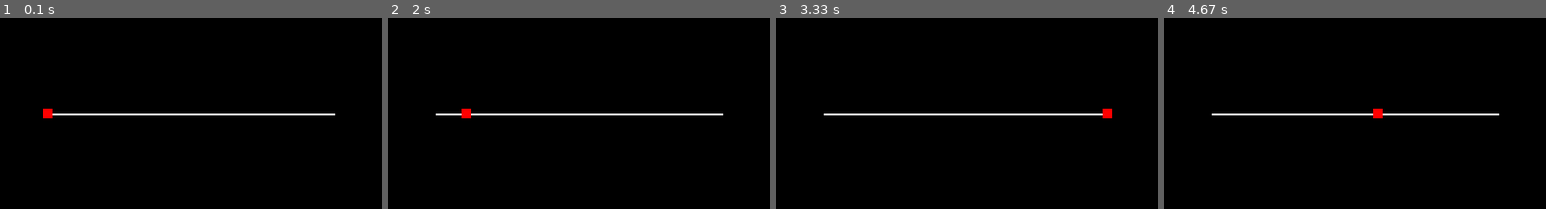
Above: before the commit, frames 1-4 (left to right).
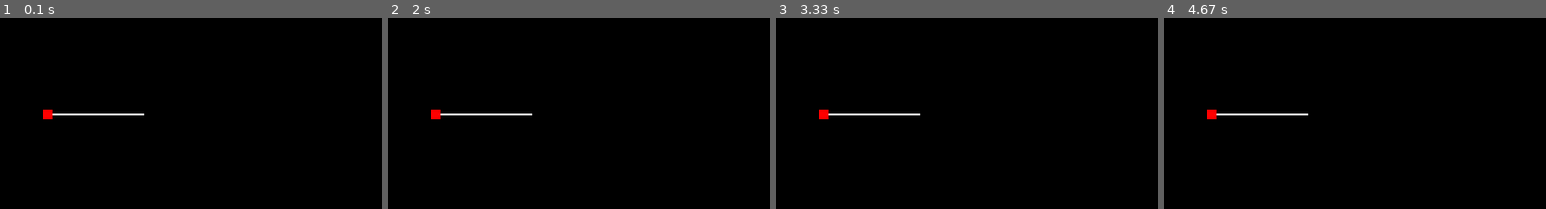
Above: after the commit, the same moments.

Repository: Drippdrub/12SDD-Game-Dev--Battleships-
Game: pygame game, started from volume_slider.py
The game is run twice, just before and just after one commit, with the same random seed, the same clock (stepped at 60 frames per second) and the same inputs.
Inputs (mouse positions are in pixels of both pictures, inside the frame that each line leads up to):
- Up to frame 1 (0.1 s): no input
- Up to frame 2 (2 s): press the mouse at (433, 113) at 0.37 s; move the mouse to (514, 124) at 0.47 s; release the mouse at (594, 136) at 0.6 s; press the mouse at (594, 113) at 0.7 s; move the mouse to (613, 134) at 0.8 s; release the mouse at (632, 155) at 0.93 s; press the mouse at (632, 113) at 1.03 s; move the mouse to (674, 117) at 1.13 s; release the mouse at (716, 119) at 1.27 s; press the mouse at (716, 113) at 1.37 s; move the mouse to (643, 105) at 1.47 s; release the mouse at (571, 96) at 1.6 s; press the mouse at (571, 113) at 1.7 s; move the mouse to (517, 94) at 1.8 s; release the mouse at (464, 75) at 1.93 s
- Up to frame 3 (3.33 s): press the mouse at (852, 113) at 2.03 s; move the mouse to (936, 79) at 2.13 s; release the mouse at (1016, 46) at 2.27 s; press the mouse at (1016, 113) at 2.37 s; move the mouse to (993, 102) at 2.47 s; release the mouse at (970, 94) at 2.6 s; press the mouse at (970, 113) at 2.7 s; move the mouse to (921, 130) at 2.8 s; release the mouse at (875, 147) at 2.93 s; press the mouse at (875, 113) at 3.03 s; move the mouse to (989, 147) at 3.13 s; release the mouse at (1108, 186) at 3.27 s
- Up to frame 4 (4.67 s): press the mouse at (1496, 113) at 3.37 s; move the mouse to (1423, 102) at 3.47 s; release the mouse at (1351, 90) at 3.6 s; press the mouse at (1351, 113) at 3.7 s; move the mouse to (1381, 92) at 3.8 s; release the mouse at (1416, 71) at 3.93 s; press the mouse at (1416, 113) at 4.03 s; move the mouse to (1377, 81) at 4.13 s; release the mouse at (1347, 48) at 4.27 s; press the mouse at (1347, 113) at 4.37 s; move the mouse to (1362, 102) at 4.47 s; release the mouse at (1377, 90) at 4.6 s

The runs differ from the first frame. In frame 1, 0.5% of the frame differs, in the area x 11-88%, y 47-53%; in frame 2, 0.8%; in frame 3, 0.7%; in frame 4, 0.7%.

Commit message:
wee wee woo wahh

Diff:
--- a/barebones.py
+++ b/barebones.py
@@ -415,35 +415,37 @@
             pygame.mixer.music.set_volume(0.75)
             pygame.mixer.music.play()
 
-        delay = 240
-        if delay < startup_ticks < delay+20:
-            font2 = pygame.font.Font(resource_path("fonts\Crang.ttf"), (84+((delay+20-startup_ticks)*6)))
-        elif startup_ticks == delay+20:
+        delay = 215
+        duration = 40
+        if delay < startup_ticks < delay+duration:
+            font2 = pygame.font.Font(resource_path("fonts\Crang.ttf"), (84+((delay+duration-startup_ticks)*6)))
+        elif startup_ticks == delay+duration:
             font2 = pygame.font.Font(resource_path("fonts\Crang.ttf"), 84)
             pygame.mixer.Sound.play(startup_sfx1)
-        elif startup_ticks > delay+20:
+        elif startup_ticks > delay+duration:
             font2 = pygame.font.Font(resource_path("fonts\Crang.ttf"), 84)
 
         if startup_ticks > delay:
             draw_text("Battleships", font2, (0, 0, 0), (1280-font2.size("Battleships")[0])/2, 50)
 
+        pause = 10
         interval = 10
-        if startup_ticks == delay+30+interval:
+        if startup_ticks == delay+pause+duration+interval:
             pygame.mixer.Sound.play(startup_sfx2)
-        if startup_ticks >= delay+30+interval:
+        if startup_ticks >= delay+pause+duration+interval:
              if playGame.draw(screen):
                  switch("game options")
                  pygame.mixer.music.stop()
                  pygame.mixer.music.unload()
 
-        if startup_ticks == delay+30+interval*2:
+        if startup_ticks == delay+pause+duration+interval*2:
             pygame.mixer.Sound.play(startup_sfx2)
-        if startup_ticks >= delay+30+interval*2:
+        if startup_ticks >= delay+pause+duration+interval*2:
             optionsButton.draw(screen)
 
-        if startup_ticks == delay+30+interval*3:
+        if startup_ticks == delay+pause+duration+interval*3:
             pygame.mixer.Sound.play(startup_sfx2)
-        if startup_ticks >= delay+30+interval*3:
+        if startup_ticks >= delay+pause+duration+interval*3:
             if exitGame.draw(screen):
                 if messagebox.askokcancel("Close Game?", "You are about to leave the game. Continue?"):
                     running = False
--- a/volume_slider.py
+++ b/volume_slider.py
@@ -1,5 +1,4 @@
 import pygame
-import sys
 
 # Colors
 WHITE = (255, 255, 255)
@@ -14,12 +13,25 @@
         self.slider_width = 10
         self.slider_pos = x
         self.clicked = False
-# draws the slider
+
     def draw(self, screen):
         pygame.draw.line(screen, WHITE, (self.x, self.y), (self.x + self.length, self.y), 2)
-        pygame.draw.rect(screen, RED, (self.slider_pos - self.slider_width // 2, self.y - self.slider_width // 2, self.slider_width, self.slider_width))
-# adjusting the slider to the mouse position
-# slider position
+        pygame.draw.rect(screen, RED, (self.slider_pos - self.slider_width // 2, self.y - self.slider_width // 2.3, self.slider_width, self.slider_width))
+        for event in pygame.event.get():
+            if event.type == pygame.MOUSEBUTTONDOWN:
+                if event.button == 1:
+                    mouse_pos = pygame.mouse.get_pos()
+                    if self.slider_pos - self.slider_width // 2 <= mouse_pos[0] <= self.slider_pos + self.slider_width // 2 and self.y - self.slider_width // 2 <= mouse_pos[1] <= self.y + self.slider_width // 2:
+                        self.set_clicked(True)
+            elif event.type == pygame.MOUSEBUTTONUP:
+                if event.button == 1:
+                    self.set_clicked(False)
+            elif event.type == pygame.MOUSEMOTION:
+                if self.clicked:
+                    mouse_pos = pygame.mouse.get_pos()
+                    self.update(mouse_pos)
+                    volume = self.get_value()
+
     def update(self, mouse_pos):
         if self.clicked:
             self.slider_pos = mouse_pos[0]
@@ -30,10 +42,10 @@
 
     def set_clicked(self, clicked):
         self.clicked = clicked
-# finds the value of slider position
+
     def get_value(self):
         return (self.slider_pos - self.x) / self.length
-# black screen or window
+
 def main():
     pygame.init()
     screen_width, screen_height = 400, 200
@@ -41,7 +53,7 @@
     pygame.display.set_caption("Volume Slider")
     clock = pygame.time.Clock()
 
-    slider = Slider(50, 100, 300)
+    slider = Slider(50, 100, 100)
     volume = 0.5  # Initial volume- middle position
 
 
@@ -50,46 +62,12 @@
         screen.fill(BLACK)
 
         for event in pygame.event.get():
-            # Check if the event is a QUIT event (user closing the window)
             if event.type == pygame.QUIT:
                 running = False
 
-            # Check if the event is a MOUSEBUTTONDOWN event
-            elif event.type == pygame.MOUSEBUTTONDOWN:
-                # Check if the left mouse button is pressed
-                if event.button == 1:
-                    # Get the current mouse position
-                    mouse_pos = pygame.mouse.get_pos()
-
-                    # Check if the mouse position is within the bounds of the slider button,
-                    # and if so, set the slider to be clicked
-                    if slider.slider_pos - slider.slider_width // 2 <= mouse_pos[0] <= slider.slider_pos + slider.slider_width // 2 and slider.y - slider.slider_width // 2 <= mouse_pos[1] <= slider.y + slider.slider_width // 2:
-                        slider.set_clicked(True)
-
-            # Check if the event is a MOUSEBUTTONUP event
-            elif event.type == pygame.MOUSEBUTTONUP:
-                # Check if the left mouse button is released
-                if event.button == 1:
-                    # Set the slider to be not clicked
-                    slider.set_clicked(False)
-
-            # Check if the event is a MOUSEMOTION event
-            elif event.type == pygame.MOUSEMOTION:
-                # Check if the slider is currently clicked
-                if slider.clicked:
-                    # Get the current mouse position
-                    mouse_pos = pygame.mouse.get_pos()
-
-                    # Update the slider position based on the mouse movement
-                    slider.update(mouse_pos)
-
-                    # Update the volume based on the new slider position
-                    volume = slider.get_value()
-
-        # Draw the slider on the screen, update the display, and limit the frame rate to 120 frames per second
         slider.draw(screen)
         pygame.display.flip()
-        clock.tick(120)
+        clock.tick(60)
 
     pygame.quit()
     sys.exit()
--- a/volume_slider copy.py
+++ b/volume_slider_test.py
@@ -14,11 +14,12 @@
         self.slider_width = 10
         self.slider_pos = x
         self.clicked = False
-
+# draws the slider
     def draw(self, screen):
         pygame.draw.line(screen, WHITE, (self.x, self.y), (self.x + self.length, self.y), 2)
         pygame.draw.rect(screen, RED, (self.slider_pos - self.slider_width // 2, self.y - self.slider_width // 2, self.slider_width, self.slider_width))
-
+# adjusting the slider to the mouse position
+# slider position
     def update(self, mouse_pos):
         if self.clicked:
             self.slider_pos = mouse_pos[0]
@@ -29,10 +30,10 @@
 
     def set_clicked(self, clicked):
         self.clicked = clicked
-
+# finds the value of slider position
     def get_value(self):
         return (self.slider_pos - self.x) / self.length
-
+# black screen or window
 def main():
     pygame.init()
     screen_width, screen_height = 400, 200
@@ -49,25 +50,46 @@
         screen.fill(BLACK)
 
         for event in pygame.event.get():
+            # Check if the event is a QUIT event (user closing the window)
             if event.type == pygame.QUIT:
                 running = False
+
+            # Check if the event is a MOUSEBUTTONDOWN event
             elif event.type == pygame.MOUSEBUTTONDOWN:
+                # Check if the left mouse button is pressed
                 if event.button == 1:
+                    # Get the current mouse position
                     mouse_pos = pygame.mouse.get_pos()
+
+                    # Check if the mouse position is within the bounds of the slider button,
+                    # and if so, set the slider to be clicked
                     if slider.slider_pos - slider.slider_width // 2 <= mouse_pos[0] <= slider.slider_pos + slider.slider_width // 2 and slider.y - slider.slider_width // 2 <= mouse_pos[1] <= slider.y + slider.slider_width // 2:
                         slider.set_clicked(True)
+
+            # Check if the event is a MOUSEBUTTONUP event
             elif event.type == pygame.MOUSEBUTTONUP:
+                # Check if the left mouse button is released
                 if event.button == 1:
+                    # Set the slider to be not clicked
                     slider.set_clicked(False)
+
+            # Check if the event is a MOUSEMOTION event
             elif event.type == pygame.MOUSEMOTION:
+                # Check if the slider is currently clicked
                 if slider.clicked:
+                    # Get the current mouse position
                     mouse_pos = pygame.mouse.get_pos()
+
+                    # Update the slider position based on the mouse movement
                     slider.update(mouse_pos)
+
+                    # Update the volume based on the new slider position
                     volume = slider.get_value()
 
+        # Draw the slider on the screen, update the display, and limit the frame rate to 120 frames per second
         slider.draw(screen)
         pygame.display.flip()
-        clock.tick(60)
+        clock.tick(120)
 
     pygame.quit()
     sys.exit()
